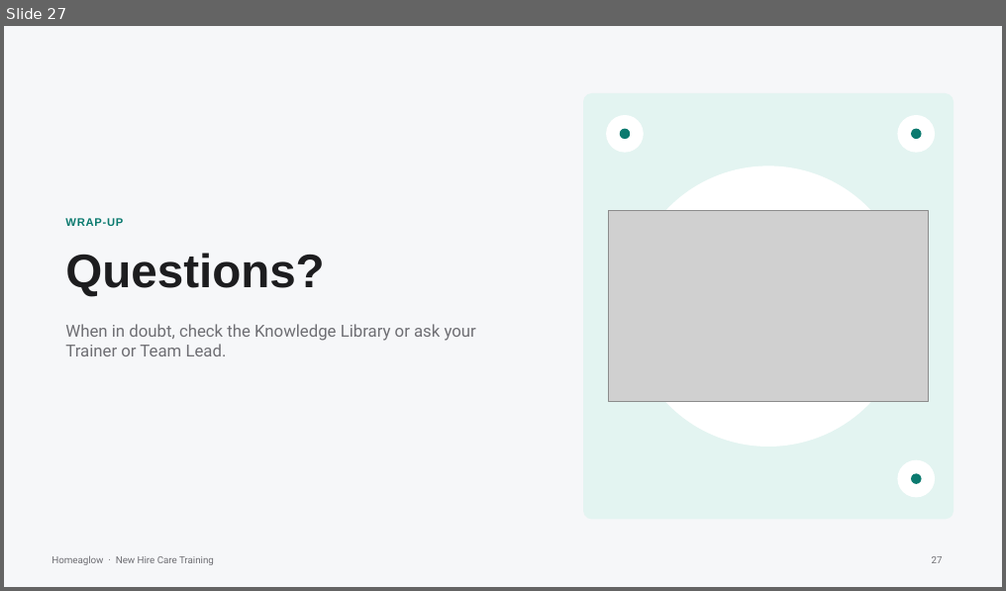
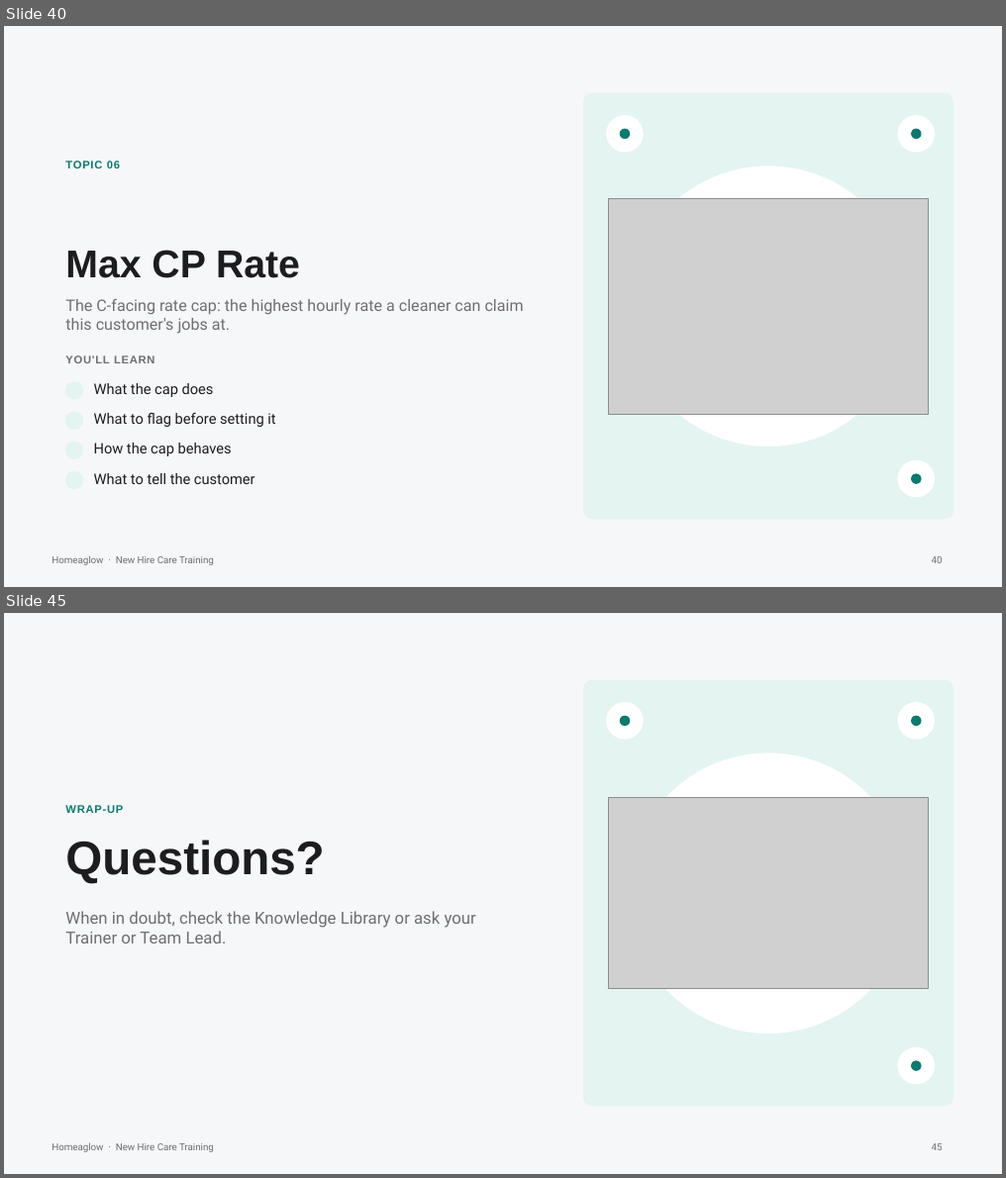
Before and after one commit to anjulimichelle/training, a slide deck: platform-mechanics/platform-operating-mechanics.pptx. Shown one above the other, each under a label of ours: slide 27 before the commit, slides 40 and 45 after it; the slides between them are not shown. The pictures are 1006x591 and 1006x1178 pixels, drawn with LibreOffice and Linux fonts; fonts in the diff are those of the drawing; grey boxes stand for pictures; background and template pictures are left out. Boxes give left, top, right and bottom in pixels: in the first picture for what was removed or moved away, otherwise in the second. Text is boxed around its words. In the diff, an @@ line names an element or a change of style, - is before the commit and + after.

```diff
--- a/platform-mechanics/platform-operating-mechanics.pptx
+++ b/platform-mechanics/platform-operating-mechanics.pptx
@@ slide 40 added at <box>4,26,1002,587</box>, background #F6F7F9; not listed: 1 template element that a slide beside it also shows @@
@@ rounded rectangle added at <box>584,94,953,519</box>, fill #E3F4F1, outline #E3F4F1 0.75 pt @@
@@ ellipse added at <box>607,116,643,152</box>, fill #FFFFFF, outline #FFFFFF 1 pt @@
@@ ellipse added at <box>620,129,629,138</box>, fill #0B7A6F, outline #0B7A6F 1 pt @@
@@ ellipse added at <box>898,116,934,152</box>, fill #FFFFFF, outline #FFFFFF 1 pt @@
@@ ellipse added at <box>912,129,921,138</box>, fill #0B7A6F, outline #0B7A6F 1 pt @@
@@ text added at <box>65,161,120,169</box>, 8 pt, text #0B7A6F, bold @@
+TOPIC 06
@@ ellipse added at <box>629,167,908,446</box>, fill #FFFFFF, outline #FFFFFF 1 pt @@
@@ picture added at <box>609,198,928,414</box> @@
@@ text added at <box>65,250,300,278</box>, 28 pt, text #1D1D1F, bold @@
+Max CP Rate
@@ text added at <box>65,299,524,334</box>, 11.5 pt, text #6E6E73 @@
+The C-facing rate cap: the highest hourly rate a cleaner can claim this customer's jobs at.
@@ text added at <box>65,356,154,364</box>, 8 pt, text #6E6E73, bold @@
+YOU'LL LEARN
@@ ellipse added at <box>65,382,83,399</box>, fill #E3F4F1, outline #E3F4F1 1 pt @@
@@ text added at <box>94,383,214,397</box>, 10.5 pt, text #1D1D1F @@
+What the cap does
@@ ellipse added at <box>65,412,83,429</box>, fill #E3F4F1, outline #E3F4F1 1 pt @@
@@ text added at <box>94,413,275,427</box>, 10.5 pt, text #1D1D1F @@
+What to flag before setting it
@@ ellipse added at <box>65,442,83,459</box>, fill #E3F4F1, outline #E3F4F1 1 pt @@
@@ text added at <box>94,443,232,457</box>, 10.5 pt, text #1D1D1F @@
+How the cap behaves
@@ ellipse added at <box>898,461,934,497</box>, fill #FFFFFF, outline #FFFFFF 1 pt @@
@@ ellipse added at <box>65,472,83,489</box>, fill #E3F4F1, outline #E3F4F1 1 pt @@
@@ text added at <box>94,473,255,484</box>, 10.5 pt, text #1D1D1F @@
+What to tell the customer
@@ ellipse added at <box>912,475,921,484</box>, fill #0B7A6F, outline #0B7A6F 1 pt @@
@@ page number added at <box>932,557,943,564</box>, 7 pt, text #6E6E73 @@
+40
@@ what was slide 27 is now slide 45 @@
@@ page number at <box>932,1144,943,1151</box>: text changed @@
-27
+45
```
Also in this commit, not shown: 1 slide changed, 17 other slides added, 7 other files.
